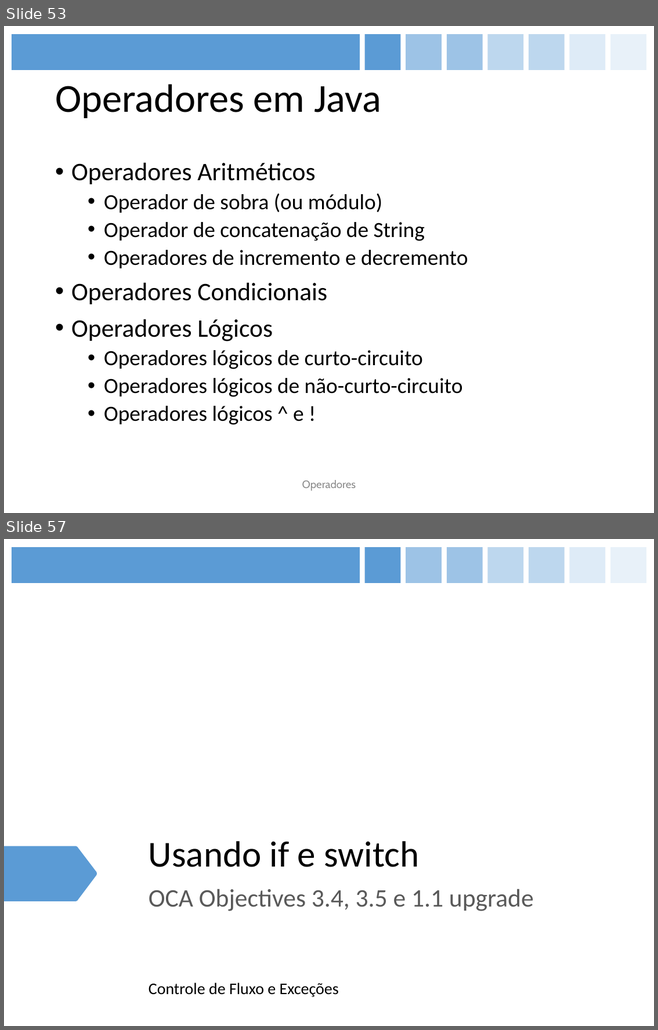
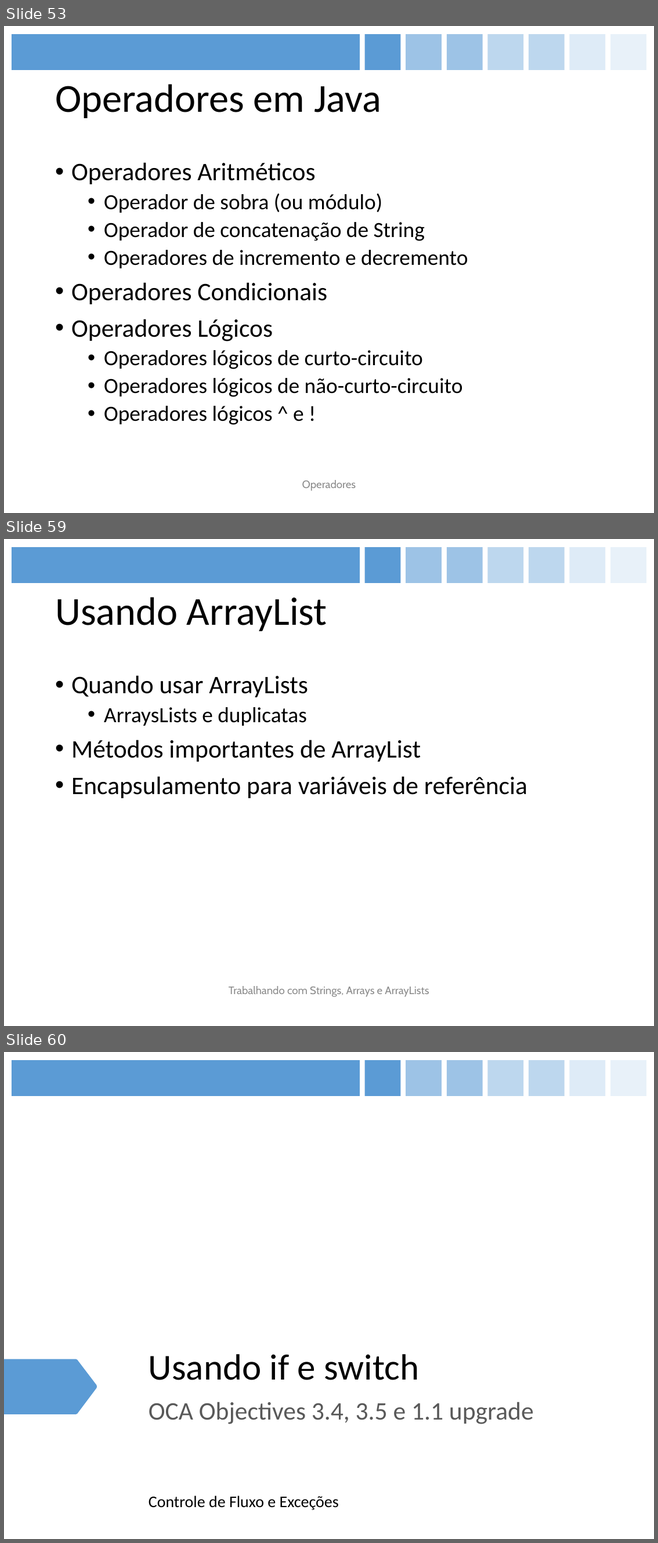
Before and after one commit to figueiredojrr/treinamentoJavaSeOcaAgosto, a slide deck: TreinamentoJavaSeOca/documentos/apresentação/OCA.pptx. Shown one above the other, each under a label of ours: slides 53 and 57 before the commit, slides 53, 59 and 60 after it; the slides between them are not shown. The pictures are 658x1030 and 658x1543 pixels, drawn with LibreOffice and Linux fonts; fonts in the diff are those of the drawing. Boxes give left, top, right and bottom in pixels: in the first picture for what was removed or moved away, otherwise in the second. Text is boxed around its words. In the diff, an @@ line names an element or a change of style, - is before the commit and + after.

```diff
--- a/TreinamentoJavaSeOca/documentos/apresentação/OCA.pptx
+++ b/TreinamentoJavaSeOca/documentos/apresentação/OCA.pptx
@@ slide 59 added at (4,539,654,1026), background #FFFFFF; not listed: 8 template elements that a slide beside it also shows @@
@@ title added at (55,597,327,631), 44 pt, text #000000 @@
+Usando ArrayList
@@ text added at (71,675,527,798), 28 pt, text #000000 @@
+• Quando usar ArrayLists
+  • ArraysLists e duplicatas
+• Métodos importantes de ArrayList
+• Encapsulamento para variáveis de referência
@@ text added at (228,986,429,997), 12 pt, text #8C8C8C @@
+Trabalhando com Strings, Arrays e ArrayLists
@@ what was slide 57 is now slide 60 @@
```
Also in this commit, not shown: 3 slides changed, 2 other slides added, 1 other file.
